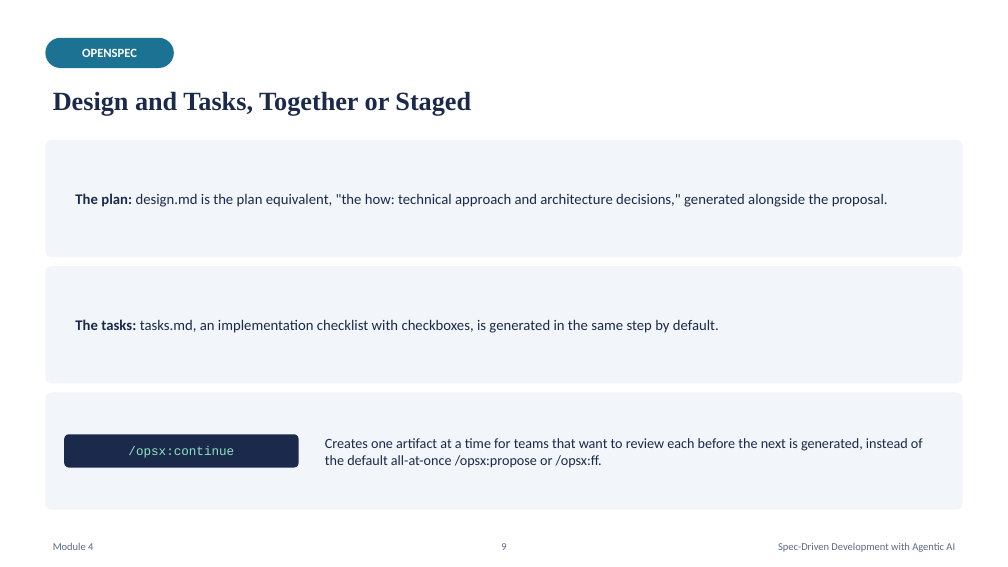
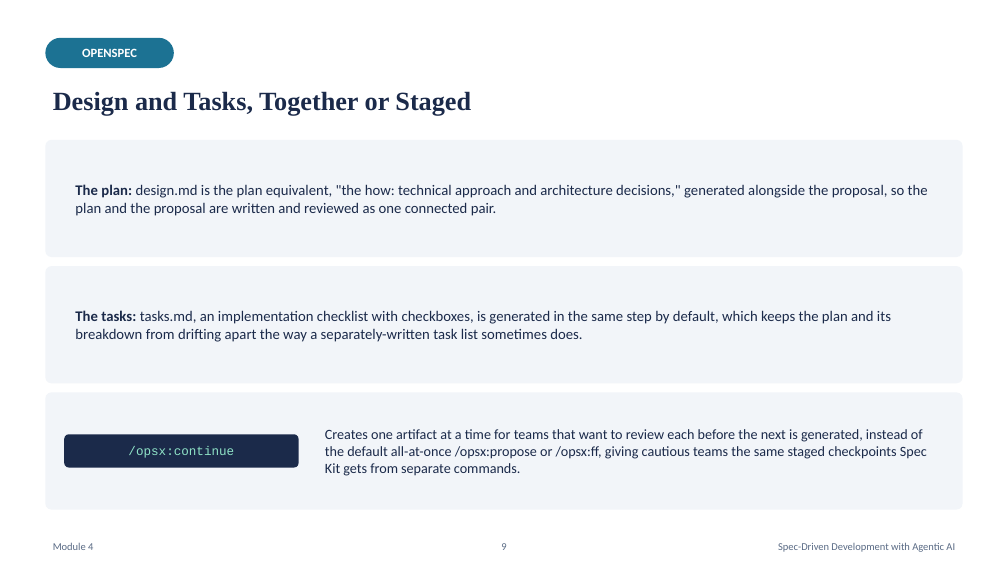
Before and after one commit to karthikasturi/sdd-with-agentic-ai, a slide deck: slide 9 of presentation/Module-4_From-Clarified-Spec-to-Reviewable-Plan.pptx. Drawn at 1008x567 pixels with LibreOffice and Linux fonts; fonts in the diff are those of the drawing. Boxes give left, top, right and bottom in pixels: in the first picture for what was removed or moved away, otherwise in the second. Text is boxed around its words. In the diff, an @@ line names an element or a change of style, - is before the commit and + after.

```diff
--- a/presentation/Module-4_From-Clarified-Spec-to-Reviewable-Plan.pptx
+++ b/presentation/Module-4_From-Clarified-Spec-to-Reviewable-Plan.pptx
@@ text at [75,184,928,216]: text changed @@
-The plan: design.md is the plan equivalent, "the how: technical approach and architecture decisions," generated alongside the proposal.
+The plan: design.md is the plan equivalent, "the how: technical approach and architecture decisions," generated alongside the proposal, so the plan and the proposal are written and reviewed as one connected pair.
@@ text at [75,310,891,342]: text changed @@
-The tasks: tasks.md, an implementation checklist with checkboxes, is generated in the same step by default.
+The tasks: tasks.md, an implementation checklist with checkboxes, is generated in the same step by default, which keeps the plan and its breakdown from drifting apart the way a separately-written task list sometimes does.
@@ text at [325,429,927,476]: text changed @@
-Creates one artifact at a time for teams that want to review each before the next is generated, instead of the default all-at-once /opsx:propose or /opsx:ff.
+Creates one artifact at a time for teams that want to review each before the next is generated, instead of the default all-at-once /opsx:propose or /opsx:ff, giving cautious teams the same staged checkpoints Spec Kit gets from separate commands.
```
Also in this commit, not shown: 5 other slides changed, 17 other files.
